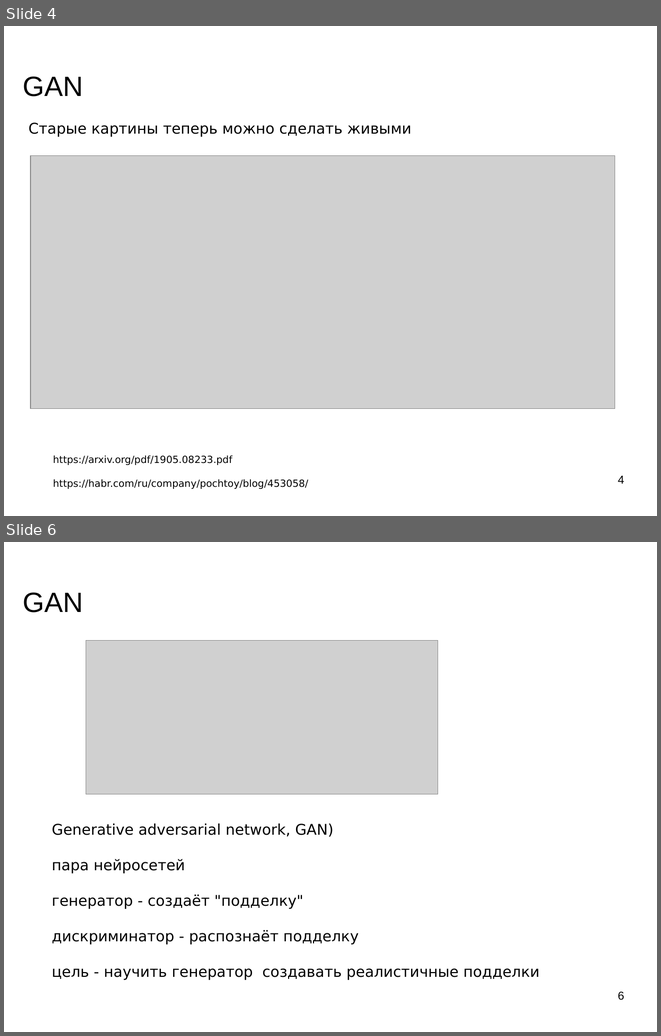
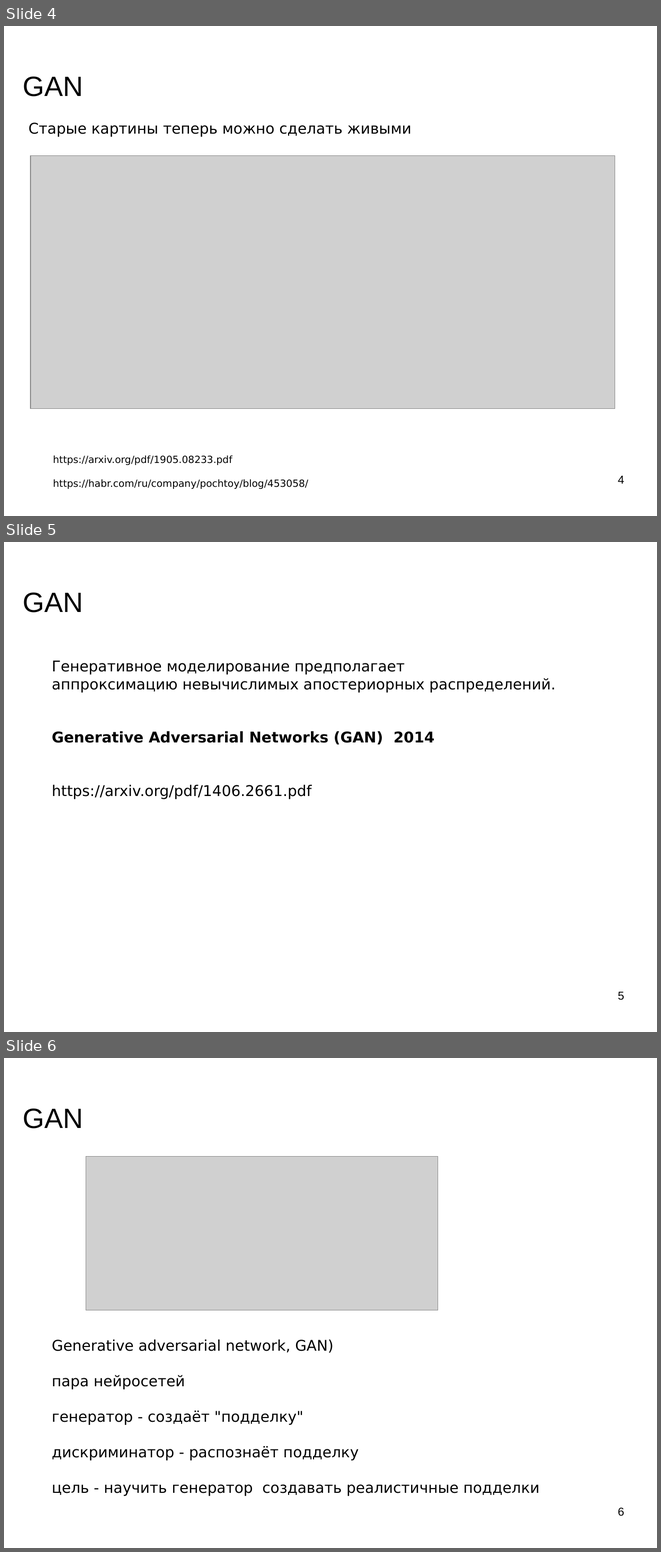
Before and after one commit to mechanoid5/ml_lectorium_legacy, a slide deck: 24-gan.odp. Shown one above the other, each under a label of ours: slides 4 and 6 before the commit, slides 4, 5 and 6 after it; the slides between them are not shown. The pictures are 661x1036 and 661x1552 pixels, drawn with LibreOffice and Linux fonts; fonts in the diff are those of the drawing; grey boxes stand for pictures; background and template pictures are left out. Boxes give left, top, right and bottom in pixels: in the first picture for what was removed or moved away, otherwise in the second. Text is boxed around its words. In the diff, an @@ line names an element or a change of style, - is before the commit and + after.

```diff
--- a/24-gan.odp
+++ b/24-gan.odp
@@ slide 5 added at (4,542,657,1032), background picture (left out) @@
@@ title added at (23,592,83,612), 33.9 pt, text #000000 @@
+GAN
@@ text added at (52,660,555,799), 18 pt, text #000000 @@
+Генеративное моделирование предполагает
+аппроксимацию невычислимых апостериорных распределений.
+Generative Adversarial Networks (GAN) 2014
+https://arxiv.org/pdf/1406.2661.pdf
@@ page number added at (618,991,624,1000), 14 pt, text #000000 @@
+5
```
Also in this commit, not shown: 2 slides changed, 1 other slide added, 1 slide removed, 7 other files.
